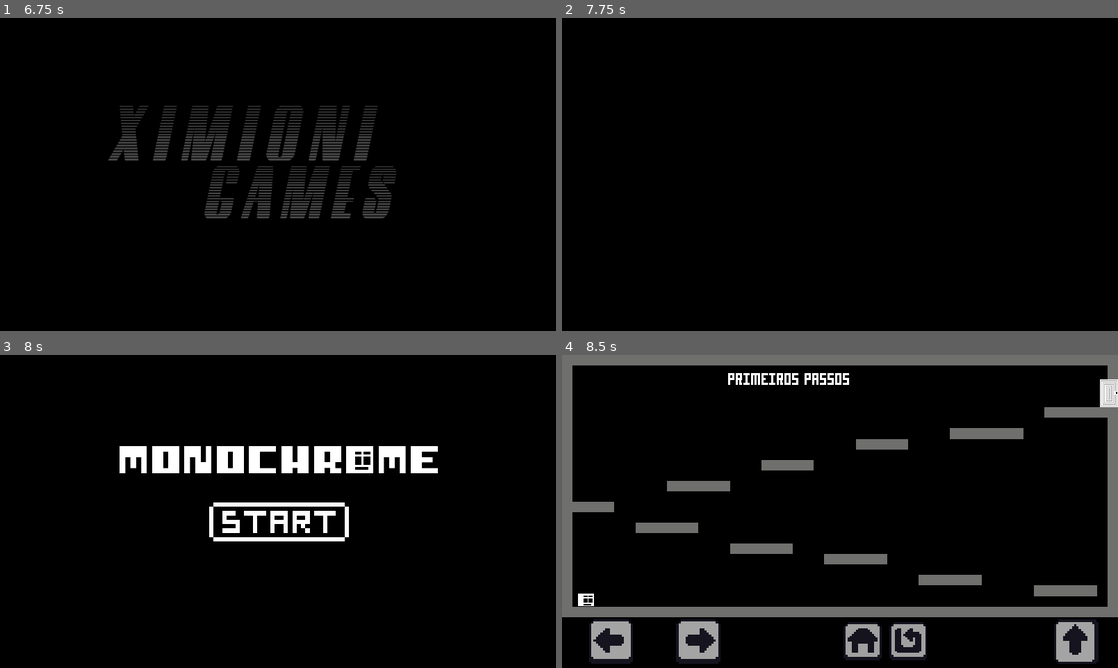
Above: before the commit, frames 1-4 (two rows, left to right).
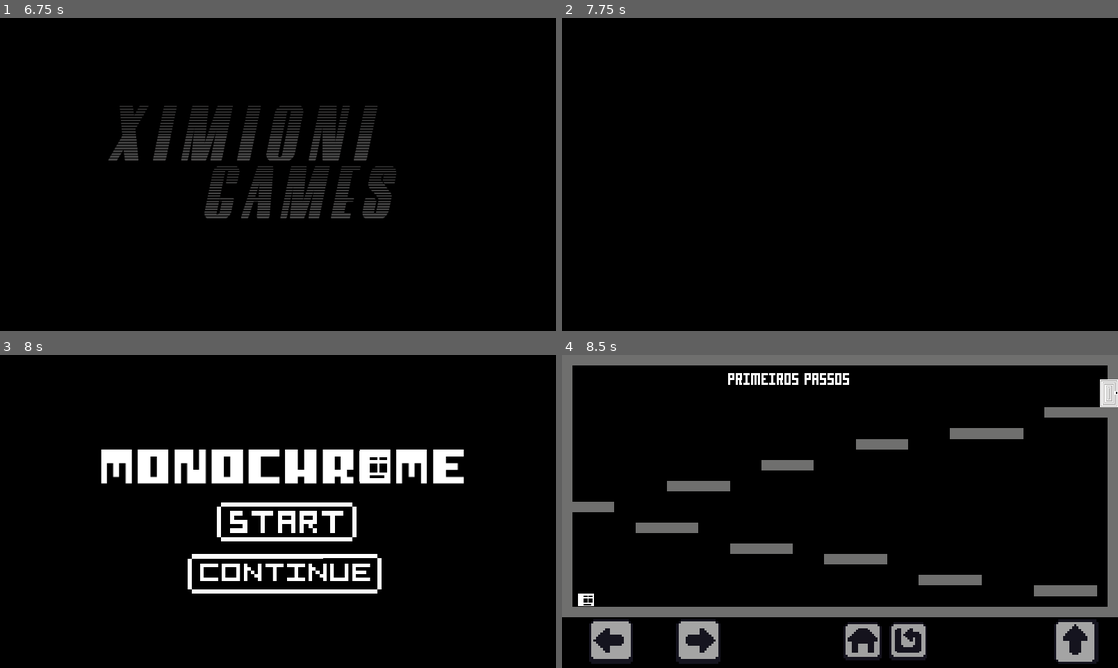
Above: after the commit, the same moments.

Repository: Gustaviusss/monochrome
Game: Godot game, scene res://scenes/intro.tscn
Two runs of this game, one before a commit and one after it. Both use one fixed random seed, a clock stepped at 60 frames per second and the inputs below. Sound files missing from this copy of the repository are replaced by a short silence.
Inputs (mouse positions are in pixels of both pictures, inside the frame that each line leads up to; where the layout moved, square brackets give the same spot in the first picture):
- Up to frame 1 (6.75 s): tap Enter (ui_accept) at 0.5, 2.75, 4.25, 5.75 s; hold Right (ui_right) 0.53-2.03 s; tap C (continue) at 0.6, 1.35, 2.1, 2.85, 3.5, 3.6, 4.35, 5, 5.1, 5.85, 6.6 s; tap Space (jump) at 0.77, 1.52, 3.02, 3.77, 4.52, 6.02 s; hold Left (ui_left) 2.03-2.78 s; hold Right (ui_right) 2.78-4.28 s; hold Left (ui_left) 4.28-5.03 s; hold Right (ui_right) 5.03-5.78 s; hold Left (ui_left) from 5.78 s (still down)
- Up to frame 2 (7.75 s): tap Space (jump) at 6.77, 7.52 s; release Left (ui_left) at 7.28 s; hold Right (ui_right) from 7.28 s (still down); tap C (continue) at 7.35 s
- Up to frame 3 (8 s): keep holding Right (ui_right)
- Up to frame 4 (8.5 s): release Right (ui_right) at 8 s; click (851, 520) [840, 520] at 8 s

Frames 1-2 are identical in both runs. In frame 3, 7.7% of the frame differs, in the area x 18-84%, y 29-77%; in frame 4, nothing differs.

Commit message:
update1.9

Diff:
--- a/project.godot
+++ b/project.godot
@@ -56,6 +56,7 @@
 "events": [ Object(InputEventKey,"resource_local_to_scene":false,"resource_name":"","device":0,"alt":false,"shift":false,"control":false,"meta":false,"command":false,"pressed":false,"scancode":16777231,"unicode":0,"echo":false,"script":null)
 , Object(InputEventJoypadButton,"resource_local_to_scene":false,"resource_name":"","device":0,"button_index":14,"pressure":0.0,"pressed":false,"script":null)
 , Object(InputEventJoypadMotion,"resource_local_to_scene":false,"resource_name":"","device":0,"axis":0,"axis_value":-1.0,"script":null)
+, Object(InputEventKey,"resource_local_to_scene":false,"resource_name":"","device":0,"alt":false,"shift":false,"control":false,"meta":false,"command":false,"pressed":false,"scancode":65,"unicode":0,"echo":false,"script":null)
  ]
 }
 ui_right={
@@ -63,6 +64,7 @@
 "events": [ Object(InputEventKey,"resource_local_to_scene":false,"resource_name":"","device":0,"alt":false,"shift":false,"control":false,"meta":false,"command":false,"pressed":false,"scancode":16777233,"unicode":0,"echo":false,"script":null)
 , Object(InputEventJoypadButton,"resource_local_to_scene":false,"resource_name":"","device":0,"button_index":15,"pressure":0.0,"pressed":false,"script":null)
 , Object(InputEventJoypadMotion,"resource_local_to_scene":false,"resource_name":"","device":0,"axis":0,"axis_value":1.0,"script":null)
+, Object(InputEventKey,"resource_local_to_scene":false,"resource_name":"","device":0,"alt":false,"shift":false,"control":false,"meta":false,"command":false,"pressed":false,"scancode":68,"unicode":0,"echo":false,"script":null)
  ]
 }
 ui_up={
@@ -80,6 +82,7 @@
 "events": [ Object(InputEventKey,"resource_local_to_scene":false,"resource_name":"","device":0,"alt":false,"shift":false,"control":false,"meta":false,"command":false,"pressed":false,"scancode":32,"unicode":0,"echo":false,"script":null)
 , Object(InputEventKey,"resource_local_to_scene":false,"resource_name":"","device":0,"alt":false,"shift":false,"control":false,"meta":false,"command":false,"pressed":false,"scancode":16777232,"unicode":0,"echo":false,"script":null)
 , Object(InputEventJoypadButton,"resource_local_to_scene":false,"resource_name":"","device":0,"button_index":0,"pressure":0.0,"pressed":false,"script":null)
+, Object(InputEventKey,"resource_local_to_scene":false,"resource_name":"","device":0,"alt":false,"shift":false,"control":false,"meta":false,"command":false,"pressed":false,"scancode":87,"unicode":0,"echo":false,"script":null)
  ]
 }
 continue={
--- a/resourses/savegame.tres
+++ b/resourses/savegame.tres
@@ -4,4 +4,4 @@
 
 [resource]
 script = ExtResource( 1 )
-level = 1
+level = 2
--- a/scenes/Home.tscn
+++ b/scenes/Home.tscn
@@ -1,40 +1,88 @@
-[gd_scene load_steps=6 format=2]
+[gd_scene load_steps=9 format=2]
 
 [ext_resource path="res://assets/img/pi.png" type="Texture" id=1]
 [ext_resource path="res://assets/img/bstart.png" type="Texture" id=2]
 [ext_resource path="res://assets/img/title.png" type="Texture" id=3]
+[ext_resource path="res://assets/shaders/pixelize.shader" type="Shader" id=4]
 [ext_resource path="res://scripts/main_scripts/Home.gd" type="Script" id=5]
 [ext_resource path="res://assets/img/bcontinue.png" type="Texture" id=7]
+
+[sub_resource type="ShaderMaterial" id=1]
+shader = ExtResource( 4 )
+shader_param/size_x = 0.001
+shader_param/size_y = 0.001
+
+[sub_resource type="Animation" id=2]
+resource_name = "glitch"
+length = 10.0
+loop = true
+tracks/0/type = "value"
+tracks/0/path = NodePath("ColorRect:material:shader_param/size_x")
+tracks/0/interp = 1
+tracks/0/loop_wrap = true
+tracks/0/imported = false
+tracks/0/enabled = true
+tracks/0/keys = {
+"times": PoolRealArray( 0, 0.1, 0.3, 0.5, 3.1, 3.4, 3.9, 5.1, 5.4, 5.5, 5.7, 5.8, 5.9 ),
+"transitions": PoolRealArray( 1, 1, 1, 1, 1, 1, 1, 1, 1, 1, 1, 1, 1 ),
+"update": 2,
+"values": [ 0.001, 0.002, 0.008, 0.001, 0.01, 0.008, 0.001, 0.01, 0.008, 0.04, 0.009, 0.005, 0.001 ]
+}
+tracks/1/type = "value"
+tracks/1/path = NodePath("ColorRect:material:shader_param/size_y")
+tracks/1/interp = 1
+tracks/1/loop_wrap = true
+tracks/1/imported = false
+tracks/1/enabled = true
+tracks/1/keys = {
+"times": PoolRealArray( 0, 0.2, 0.4, 3.2, 3.7, 3.8, 5.2, 5.3, 5.6 ),
+"transitions": PoolRealArray( 1, 1, 1, 1, 1, 1, 1, 1, 1 ),
+"update": 2,
+"values": [ 0.001, 0.008, 0.001, 0.02, 0.01, 0.001, 0.1, 0.01, 0.001 ]
+}
 
 [node name="Control" type="Control"]
 anchor_right = 1.0
 anchor_bottom = 1.0
+margin_left = 8.0
+margin_right = 8.0
 script = ExtResource( 5 )
 __meta__ = {
 "_edit_group_": true,
 "_edit_use_anchors_": false
 }
 
+[node name="ColorRect" type="ColorRect" parent="."]
+material = SubResource( 1 )
+anchor_right = 1.0
+anchor_bottom = 1.0
+margin_left = -8.0
+margin_right = -8.0
+__meta__ = {
+"_edit_use_anchors_": false
+}
+
 [node name="img" type="Node" parent="."]
 
 [node name="titlepi" type="Sprite" parent="img"]
-position = Vector2( 822, 233 )
-scale = Vector2( 5, 6 )
+position = Vector2( 857, 248 )
+scale = Vector2( 5.75, 6.91667 )
 texture = ExtResource( 1 )
 vframes = 3
 hframes = 3
 
 [node name="title" type="Sprite" parent="img"]
-position = Vector2( 640, 240 )
+position = Vector2( 648, 256 )
+scale = Vector2( 1.14133, 1.26667 )
 z_index = -1
 texture = ExtResource( 3 )
 
 [node name="bStart" type="Button" parent="."]
 process_priority = 1
 self_modulate = Color( 1, 1, 1, 0 )
-margin_left = 479.0
+margin_left = 488.0
 margin_top = 344.0
-margin_right = 799.0
+margin_right = 808.0
 margin_bottom = 421.0
 focus_mode = 1
 action_mode = 0
@@ -64,5 +112,9 @@
 [node name="Sprite" type="Sprite" parent="bContinue"]
 position = Vector2( 204.614, 38.2944 )
 texture = ExtResource( 7 )
+
+[node name="anim" type="AnimationPlayer" parent="."]
+autoplay = "glitch"
+anims/glitch = SubResource( 2 )
 [connection signal="pressed" from="bStart" to="." method="_on_bStart_pressed"]
 [connection signal="pressed" from="bContinue" to="." method="_on_bContinue_pressed"]
--- a/scenes/fases/Fase3.tscn
+++ b/scenes/fases/Fase3.tscn
@@ -1,13 +1,15 @@
-[gd_scene load_steps=7 format=2]
+[gd_scene load_steps=8 format=2]
 
 [ext_resource path="res://scenes/objects/pi.tscn" type="PackedScene" id=1]
 [ext_resource path="res://scenes/objects/AndroidControls.tscn" type="PackedScene" id=2]
 [ext_resource path="res://scenes/objects/blocks.tscn" type="PackedScene" id=3]
 [ext_resource path="res://scenes/objects/fake_blocks.tscn" type="PackedScene" id=4]
 [ext_resource path="res://scenes/objects/door.tscn" type="PackedScene" id=5]
+[ext_resource path="res://scripts/level_scripts/Fase3.gd" type="Script" id=6]
 [ext_resource path="res://scenes/objects/text.tscn" type="PackedScene" id=7]
 
 [node name="Fase3" type="Node2D"]
+script = ExtResource( 6 )
 
 [node name="pi" parent="." instance=ExtResource( 1 )]
 position = Vector2( 27.7183, 546.806 )
--- a/scenes/fases/Fase5.tscn
+++ b/scenes/fases/Fase5.tscn
@@ -626,6 +626,7 @@
 texture = ExtResource( 18 )
 
 [node name="reset" parent="." instance=ExtResource( 19 )]
+visible = false
 position = Vector2( 995.865, -3.60717 )
 scale = Vector2( 1.3, 1.3 )
 
--- a/scenes/objects/MusicController.tscn
+++ b/scenes/objects/MusicController.tscn
@@ -6,3 +6,4 @@
 script = ExtResource( 1 )
 
 [node name="Music" type="AudioStreamPlayer" parent="."]
+[connection signal="finished" from="Music" to="." method="_on_Music_finished"]
--- a/scripts/level_scripts/Fase2.gd
+++ b/scripts/level_scripts/Fase2.gd
@@ -2,7 +2,6 @@
 
 func _ready():
 	progress()
-	MusicController.play_music()
 	pass
 
 func progress():
--- /dev/null
+++ b/scripts/level_scripts/Fase3.gd
@@ -0,0 +1,10 @@
+extends Node2D
+
+
+func _ready():
+	progress()
+	pass
+
+func progress():
+	var save = HomeControl.new()
+	save.save_progress(3)
--- a/scripts/level_scripts/Fase4.gd
+++ b/scripts/level_scripts/Fase4.gd
@@ -2,7 +2,6 @@
 
 
 func _ready():
-	MusicController.play_music()
 	progress()
 	$chaoinvisivel/chao1/StaticBody2D/CollisionShape2D.disabled = true
 	$chaoinvisivel/chao2/StaticBody2D/CollisionShape2D.disabled = true
--- a/scripts/level_scripts/Fase5.gd
+++ b/scripts/level_scripts/Fase5.gd
@@ -4,7 +4,6 @@
 var palavra = ""
 
 func _ready():
-	MusicController.play_music()
 	progress()
 	pass
 
--- a/scripts/level_scripts/Fase6.gd
+++ b/scripts/level_scripts/Fase6.gd
@@ -3,7 +3,6 @@
 
 func _ready():
 	progress()
-	MusicController.play_music()
 
 func progress():
 	var save = HomeControl.new()
--- a/scripts/level_scripts/Fase7.gd
+++ b/scripts/level_scripts/Fase7.gd
@@ -3,7 +3,6 @@
 
 func _ready():
 	progress()
-	MusicController.play_music()
 
 func progress():
 	var save = HomeControl.new()
--- a/scripts/level_scripts/Fase8.gd
+++ b/scripts/level_scripts/Fase8.gd
@@ -3,7 +3,6 @@
 
 func _ready():
 	progress()
-	MusicController.play_music()
 
 func progress():
 	var save = HomeControl.new()
--- a/scripts/main_scripts/Home.gd
+++ b/scripts/main_scripts/Home.gd
@@ -6,6 +6,7 @@
 var save_game = preload("res://resourses/savegame.tres")
 
 func _ready():
+	MusicController.stop_music()
 	if save_game.level == 1:
 		$bContinue.disabled = true
 		$bContinue.visible = false
@@ -17,7 +18,8 @@
 	if Input.is_action_just_pressed("ui_accept"):
 		get_tree().change_scene("res://scenes/fases/Fase1.tscn")
 	elif Input.is_action_just_pressed("continue"):
-			get_tree().change_scene(LVL_PATH % save_game.level)
+		MusicController.play_music()
+		get_tree().change_scene(LVL_PATH % save_game.level)
 
 func save_progress(num:int):
 	save_file.level = num
--- a/scripts/main_scripts/MusicController.gd
+++ b/scripts/main_scripts/MusicController.gd
@@ -8,3 +8,9 @@
 func play_music():
 	$Music.stream = theme_song
 	$Music.play()
+
+func _on_Music_finished():
+	play_music()
+
+func stop_music():
+	$Music.stop()
